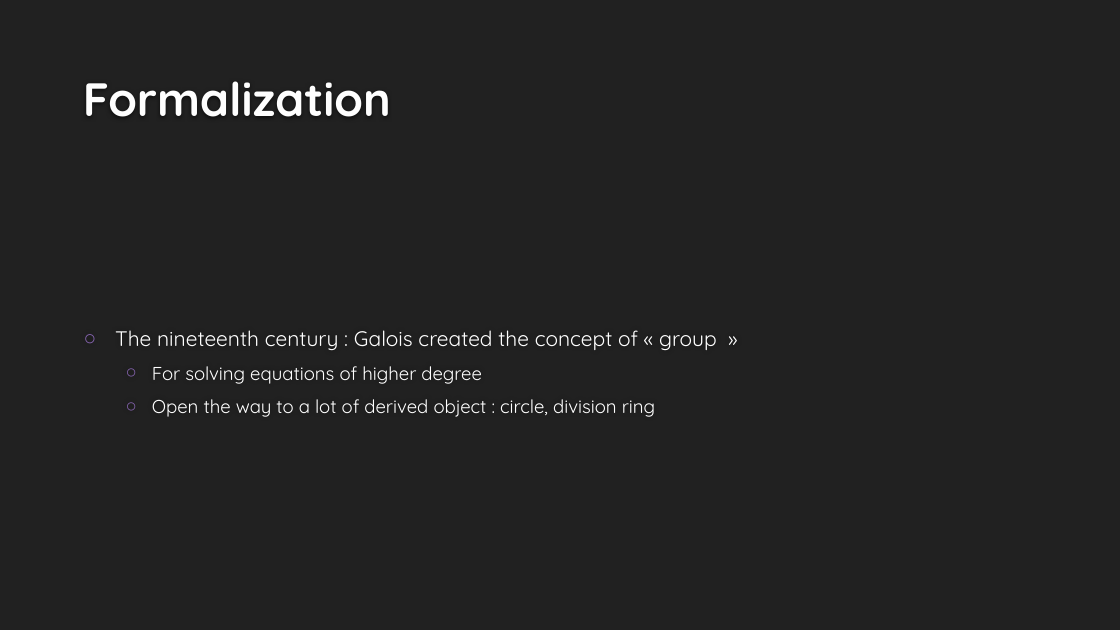
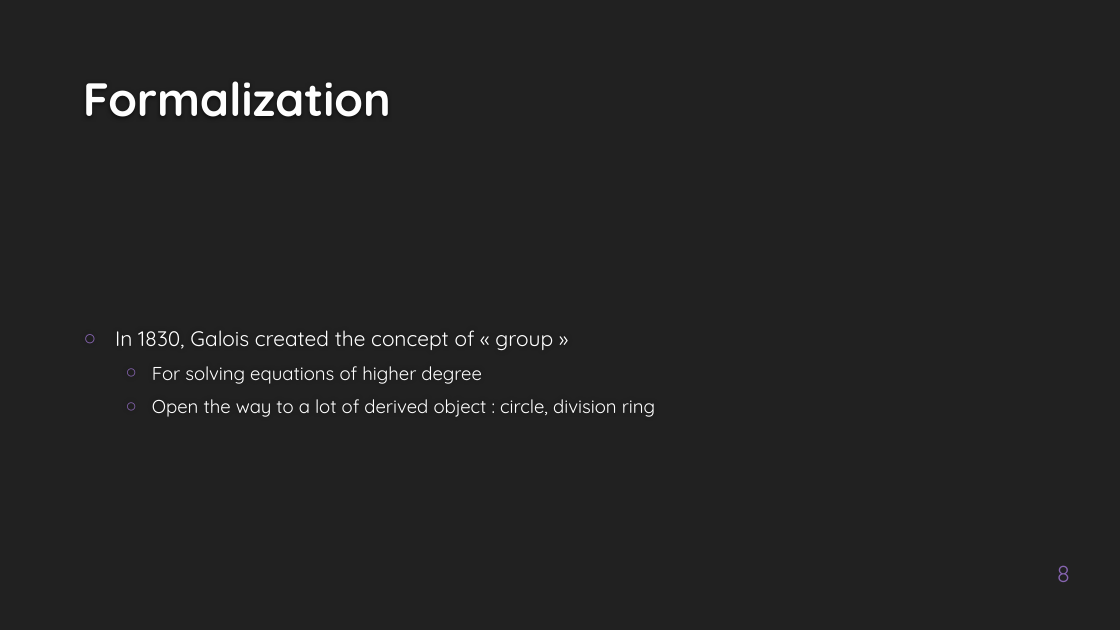
Before and after one commit to whispyy/M1Anglais, a slide deck: slide 8 of support 2 - At the beginning of mathematical objects/At the beginning of mathematical objects.pptx. Drawn at 1120x630 pixels with LibreOffice and Linux fonts; fonts in the diff are those of the drawing; background and template pictures are left out. Boxes give left, top, right and bottom in pixels: in the first picture for what was removed or moved away, otherwise in the second. Text is boxed around its words. In the diff, an @@ line names an element or a change of style, - is before the commit and + after.

```diff
--- a/support 2 - At the beginning of mathematical objects/At the beginning of mathematical objects.pptx
+++ b/support 2 - At the beginning of mathematical objects/At the beginning of mathematical objects.pptx
@@ text at [115, 330, 553, 350]: text changed @@
-○ The nineteenth century : Galois created the concept of « group »
+○ In 1830, Galois created the concept of « group »
@@ page number added at [1057, 565, 1070, 582], 20 pt, text #8664B0 @@
+8
```
Also in this commit, not shown: 13 other slides changed, 1 slide added, 1 other file.
